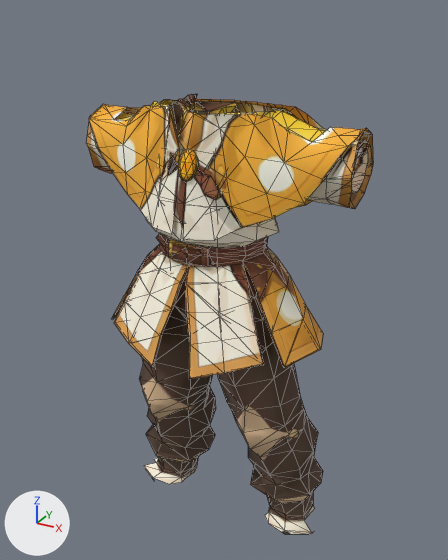
Renders of the glTF model public/models/outfits/sporeweave_vest.glb from each side of a commit.
Before and after are seen from a camera (50 mm lens) standing at (0.447, -0.794, 0.987) and looking at (-0.003, 0.025, 0.577). The axes (+X, +Y, +Z) are drawn at lower left. The lights are the same throughout. The older version comes first. Mesh edges are drawn as thin lines. Where no turn or scale is listed for an object, it has been applied to the vertices. Vertices at exactly the same position are counted once.

The first picture shows 'spore_armor'.
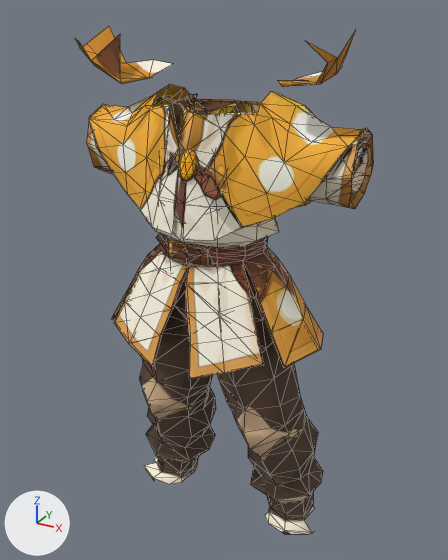
The change, as a diff of the scene's bpy script:
```diff
--- a/public/models/outfits/sporeweave_vest.glb.py
+++ b/public/models/outfits/sporeweave_vest.glb.py
@@ me_spore_armor @@
 # used by ob_spore_armor; location = (0.0, 0.0, 0.0)
-me_spore_armor.from_pydata(...)  # 971 vertices, 1520 faces; spans x -0.215..0.216, y -0.143..0.164, z 0.127..0.872
+me_spore_armor.from_pydata(...)  # 1014 vertices, 1599 faces; spans x -0.215..0.216, y -0.143..0.164, z 0.127..0.962
+# me_spore_armor part 1: a new loose piece of 14 vertices spanning x -0.197..-0.09, y -0.075..0.074, z 0.886..0.962, in mat_garment (picture img_image_0)
+# me_spore_armor part 2: a new loose piece of 13 vertices spanning x 0.115..0.193, y -0.094..0.069, z 0.896..0.962, in mat_garment (picture img_image_0)
+# me_spore_armor part 3
+# 6 vertices are removed from x 0.088..0.124, y -0.033..0.015, z 0.838..0.86
+# 12 faces are deleted
+# 1 vertex moves within x 0.09, y 0.02, z 0.859
+# 14 vertices are added at x 0.079..0.144, y -0.032..0.058, z 0.831..0.883
+# 36 new faces join them
+# me_spore_armor part 4
+# 10 vertices are removed from x -0.133..-0.085, y -0.042..0.02, z 0.833..0.859
+# 19 faces are deleted
+# 5 vertices move from x -0.129..-0.08, y -0.056..0.023, z 0.755..0.858 to x -0.124..-0.08, y -0.055..0.022, z 0.755..0.858
+# 18 vertices are added at x -0.134..-0.081, y -0.042..0.045, z 0.832..0.883
+# 46 new faces join them
 me_spore_armor.materials.append(mat_garment)
```

Boxes (x1, y1, x2, y2) around the edits, measured in the pictures (448 x 560 px):
'spore_armor', reshaped (15% taller)
    before: (87, 94, 373, 534)
    after: (75, 26, 373, 534)
part 1 of me_spore_armor, added (orange)
    after: (75, 26, 172, 84)
part 2 of me_spore_armor, added (brown)
    after: (277, 30, 356, 87)
part 3 of me_spore_armor, built on
    before: (263, 108, 317, 162)
    after: (257, 91, 330, 162)
part 4 of me_spore_armor, built on
    before: (116, 100, 180, 192)
    after: (114, 85, 190, 192)
